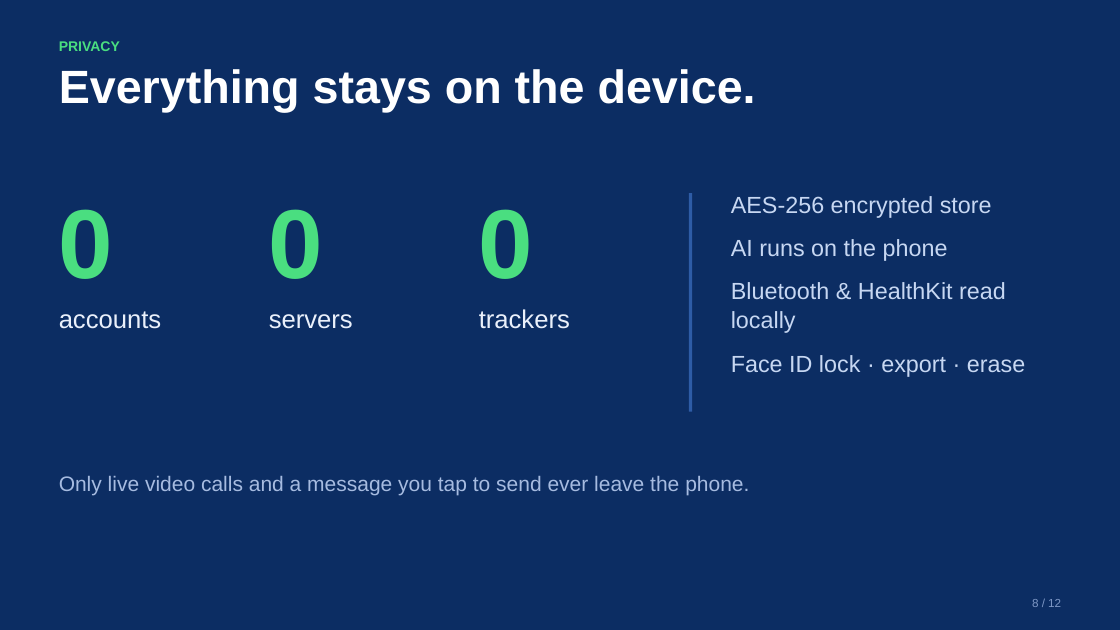
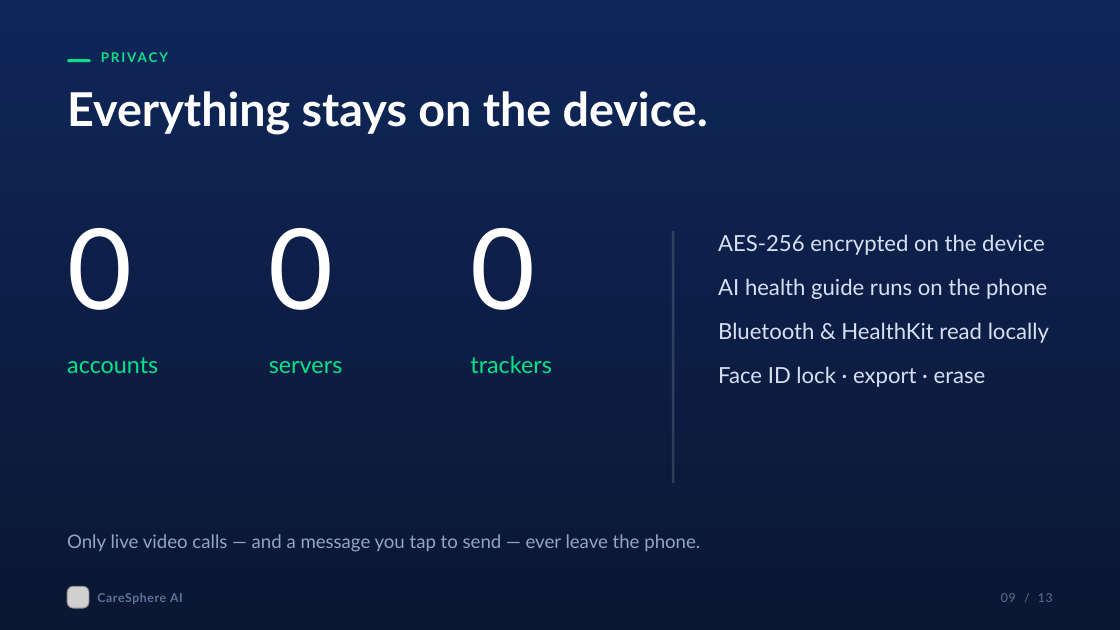
Before and after one commit to engineer2025-sudo/Care, a slide deck: slide 9 of pitch/CareSphere_Congressional_App_Challenge_Deck.pptx (slide 8 before the commit). Drawn at 1120x630 pixels with LibreOffice and Linux fonts; fonts in the diff are those of the drawing; grey boxes stand for pictures. Boxes give left, top, right and bottom in pixels: in the first picture for what was removed or moved away, otherwise in the second. Text is boxed around its words. In the diff, an @@ line names an element or a change of style, - is before the commit and + after.

```diff
--- a/pitch/CareSphere_Congressional_App_Challenge_Deck.pptx
+++ b/pitch/CareSphere_Congressional_App_Challenge_Deck.pptx
@@ background #0C2D63 to gradient #0B1733 to #0F2659 @@
@@ rounded rectangle added at (x1=67, y1=59, x2=91, y2=62), fill #06E288 @@
@@ text "PRIVACY" moved from (x1=59, y1=41, x2=120, y2=51) to (x1=101, y1=49, x2=605, y2=74) @@
@@ text "PRIVACY" at (x1=101, y1=49, x2=605, y2=74): size 12 to 11.5 pt, font Arial to Lato, text colour #4ADE80 to #06E288, letter spacing 0 to 1.6 pt @@
@@ text "Everything stays on the device." moved from (x1=59, y1=69, x2=756, y2=112) to (x1=67, y1=91, x2=708, y2=135) @@
@@ text "Everything stays on the device." at (x1=67, y1=91, x2=708, y2=135): font Arial to Lato @@
@@ text "0" moved from (x1=59, y1=209, x2=113, y2=279) to (x1=67, y1=228, x2=132, y2=310) @@
@@ text "0" moved from (x1=269, y1=209, x2=323, y2=279) to (x1=269, y1=228, x2=334, y2=310) @@
@@ size 84 to 96 pt, font Arial to Lato, text colour #4ADE80 to #FFFFFF, bold off; vertical alignment middle to top in 3 elements at (x1=269, y1=228, x2=334, y2=310), (x1=67, y1=228, x2=132, y2=310), (x1=470, y1=228, x2=535, y2=310) @@
@@ text "0" moved from (x1=479, y1=209, x2=533, y2=279) to (x1=470, y1=228, x2=535, y2=310) @@
@@ rectangle resized from (x1=689, y1=193, x2=692, y2=412) to (x1=672, y1=231, x2=675, y2=483) @@
@@ rectangle at (x1=672, y1=231, x2=675, y2=483): fill #2E5CA6 to #FFFFFF at 15% opacity @@
@@ text at (x1=718, y1=234, x2=1047, y2=299): text changed; size 20 to 19 pt; font Arial to Lato; text colour #C7D7F2 to #D7E0F2 @@
-AES-256 encrypted store
-AI runs on the phone
+AES-256 encrypted on the device
+AI health guide runs on the phone
@@ text "AES-256 encrypted on the device" moved from (x1=731, y1=196, x2=1025, y2=377) to (x1=718, y1=234, x2=1049, y2=387) @@
@@ text at (x1=718, y1=322, x2=1049, y2=387): size 20 to 19 pt, font Arial to Lato, text colour #C7D7F2 to #D7E0F2 in "Bluetooth & HealthKit read locally", "Face ID lock · export · erase"; line spacing 25pt to 24.7pt; more space between paragraphs @@
@@ text "accounts" moved from (x1=59, y1=311, x2=162, y2=329) to (x1=67, y1=357, x2=158, y2=373) @@
@@ text "servers" moved from (x1=269, y1=314, x2=353, y2=329) to (x1=269, y1=361, x2=343, y2=373) @@
@@ size 22 to 20 pt, font Arial to Lato, text colour #EAF0FB to #06E288; line spacing 26.4pt to 25pt in 3 elements at (x1=269, y1=361, x2=343, y2=373), (x1=67, y1=357, x2=158, y2=373), (x1=470, y1=356, x2=552, y2=373) @@
@@ text "trackers" moved from (x1=479, y1=309, x2=570, y2=329) to (x1=470, y1=356, x2=552, y2=373) @@
@@ text at (x1=67, y1=534, x2=700, y2=552): text changed; size 18 to 16 pt; font Arial to Lato; text colour #A6BBE0 to #93A4C7 @@
-Only live video calls and a message you tap to send ever leave the phone.
+Only live video calls — and a message you tap to send — ever leave the phone.
@@ picture added at (x1=67, y1=586, x2=89, y2=608) @@
@@ text added at (x1=97, y1=593, x2=183, y2=604), 10.5 pt, text #5F7299, bold @@
+CareSphere AI
@@ text added at (x1=1001, y1=593, x2=1053, y2=602), 10.5 pt, text #5F7299 @@
+09 / 13
@@ text removed at (x1=1032, y1=599, x2=1061, y2=607) @@
-8 / 12
```
Also in this commit, not shown: 11 other slides changed, 1 slide added, 49 other files.
